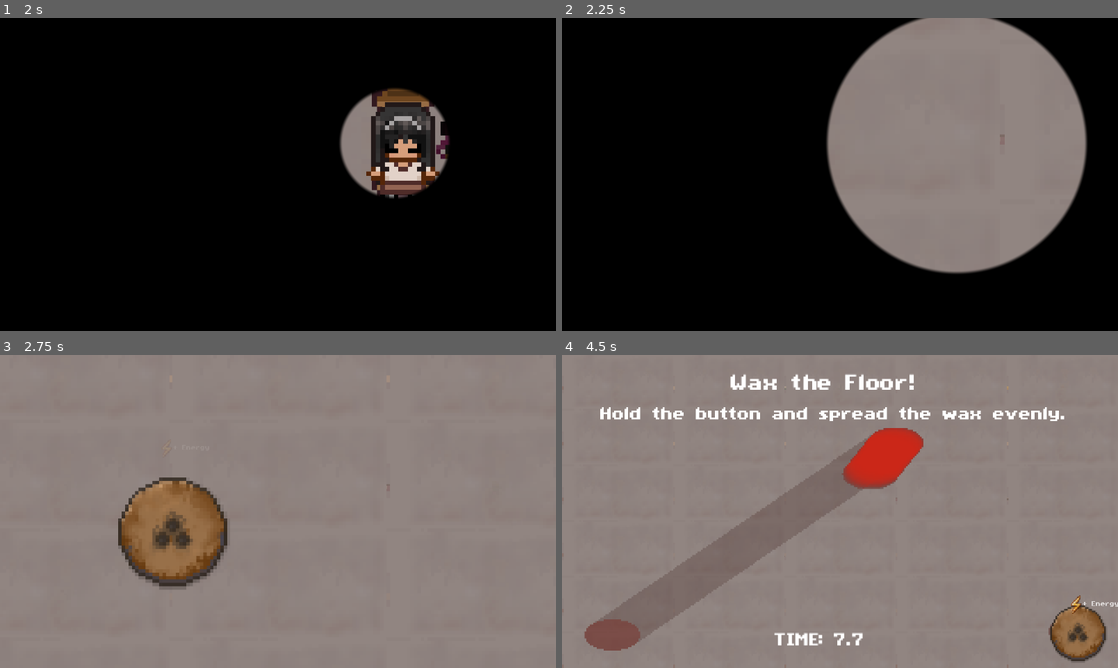
Above: before the commit, frames 1-4 (two rows, left to right).
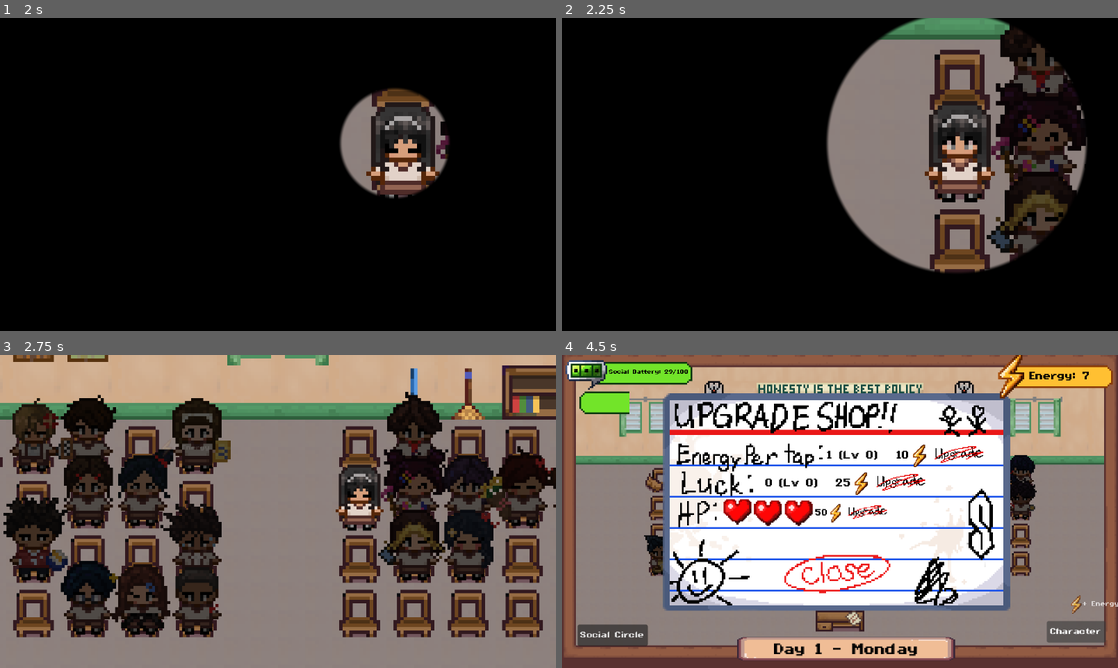
Above: after the commit, the same moments.

Repository: AzeOcram/checkpoint-gamejam
Game: Godot game, scene res://scenes/main/main.tscn
Same seed, same stepped clock (60 frames per second), same inputs: the game is played once before the commit and once after it.
Inputs (mouse positions are in pixels of both pictures, inside the frame that each line leads up to):
- Up to frame 1 (2 s): click (5, 74) at 0.52 s; tap Enter at 1.25 s; move the mouse to (400, 158) at 1.27 s; press the mouse at (400, 158) at 1.28 s
- Up to frame 2 (2.25 s): tap Space at 2 s; move the mouse to (728, 190) at 2.02 s; release the mouse at (728, 190) at 2.03 s; hold S from 2.03 s (still down); click (728, 190) at 2.1 s
- Up to frame 3 (2.75 s): keep holding S
- Up to frame 4 (4.5 s): move the mouse to (895, 442) at 2.77 s; release S at 2.78 s; press the mouse at (895, 442) at 2.78 s; release the mouse at (895, 442) at 3.5 s; click "Social Circle" at 3.5 s; click "Character" at 4.25 s

Frame 1 is identical in both runs. In frame 2, 16% of the frame differs, in the area x 56-95%, y 0-82%; in frame 3, 60%; in frame 4, 79%, in the area x 0-100%, y 0-100%.

Commit message:
feat(audio): add UI sound effects and fix startup errors
Step-by-step changes:

1. Fixed startup errors
   - project.godot: the Player autoload pointed at player.gd's UID, which
     failed to resolve at startup. Changed it to
     res://scripts/player/player.gd. This also fixes the nil access on
     Player.hp_changed in stats_shop.gd.
   - friend_map.gd: replaced integer division with floori(a / float(b)).
   - friend_map.gd, wax_qte.gd: size is now set with set_deferred() so it
     is no longer overridden after _ready().
   - energy_system.gd: renamed the "position" parameters to tap_position and
     feedback_position so they no longer shadow Control.position.

2. Added the SFX autoload (scripts/main/sfx.gd, registered as "SFX")
   - Loads the six style_1 sounds: hover, press, menu_open, menu_close,
     purchase, cant_afford.
   - Connects every BaseButton that enters the tree to hover and press.
   - Per-button overrides via metadata:
     sfx_press (replacement sound, or "" for none) and
     sfx_blocked (sound played when a disabled button is clicked).
   - Runs in PROCESS_MODE_ALWAYS so sounds play while the game is paused.

3. Menu open/close sounds
   - ui.gd: Social Circle and Character buttons play menu_open/menu_close
     as the panels toggle.
   - pause_menu.gd: menu_open/menu_close on Esc and the Back button.
   - friend_map.gd: menu_open when the friend info panel shows,
     menu_close when it is dismissed by clicking the same friend.
   - stats_shop.gd, friend_info_panel.gd: CloseButton plays menu_close.

4. Purchase and can't-afford sounds
   - stats_shop.gd: energy/luck/HP upgrades go through _upgrade(), which
     plays purchase on success and cant_afford on failure. Clicking a
     disabled upgrade button also plays cant_afford.
   - friend_map.gd: recruiting a friend plays purchase, or cant_afford if
     recruit_friend() fails.
   - friend_info_panel.gd: clicking the disabled BuyButton plays
     cant_afford.

5. Wax QTE showing constantly
   - qte_list.gd: re-enabled the slice, math, trash and timing bar QTEs,
     so wax is no longer the only one that can spawn.
   - event_qte_system.gd: the first interval tier (progress < 0.2) is now
     20-25s instead of 2-3s.

Not included: style_2 sounds are unused.

Diff:
--- a/project.godot
+++ b/project.godot
@@ -17,7 +17,8 @@
 
 [autoload]
 
-Player="*uid://dy2fa1g4nauj7"
+Player="*res://scripts/player/player.gd"
+SFX="*res://scripts/main/sfx.gd"
 
 [display]
 
--- a/resources/qte/qte_list.gd
+++ b/resources/qte/qte_list.gd
@@ -2,24 +2,24 @@
 class_name QTEList
 
 var qte_list = [
-	#{
-		#"scene": preload("res://scenes/qte/slice_qte.tscn"),
-		#"data": preload("res://resources/qte/slice.tres")
-	#},
-	#{
-		#"scene": preload("res://scenes/qte/math_qte.tscn"),
-		#"data": preload("res://resources/qte/math.tres")
-	#},
+	{
+		"scene": preload("res://scenes/qte/slice_qte.tscn"),
+		"data": preload("res://resources/qte/slice.tres")
+	},
+	{
+		"scene": preload("res://scenes/qte/math_qte.tscn"),
+		"data": preload("res://resources/qte/math.tres")
+	},
 	{
 		"scene": preload("res://scenes/qte/wax_qte.tscn"),
 		"data": preload("res://resources/qte/wax.tres")
 	},
-	#{
-		#"scene": preload("res://scenes/qte/trash_qte.tscn"),
-		#"data": preload("res://resources/qte/trash.tres")
-	#},
-	#{
-		#"scene": preload("res://scenes/qte/timing_bar_qte.tscn"),
-		#"data": preload("res://resources/qte/timing.tres")
-	#}
+	{
+		"scene": preload("res://scenes/qte/trash_qte.tscn"),
+		"data": preload("res://resources/qte/trash.tres")
+	},
+	{
+		"scene": preload("res://scenes/qte/timing_bar_qte.tscn"),
+		"data": preload("res://resources/qte/timing.tres")
+	}
 ]
--- a/scripts/energy/energy_system.gd
+++ b/scripts/energy/energy_system.gd
@@ -47,18 +47,18 @@
 	return Player.energy >= amount
 
 
-func _on_tapped(position: Vector2) -> void:
+func _on_tapped(tap_position: Vector2) -> void:
 	add(Player.get_energy_per_tap())
 	update_energy_ui()
-	spawn_energy_feedback(position)
+	spawn_energy_feedback(tap_position)
 
 
 func update_energy_ui() -> void:
 	energy_label.text = "Energy: " + str(get_amount())
 
 
-func spawn_energy_feedback(position: Vector2) -> void:
+func spawn_energy_feedback(feedback_position: Vector2) -> void:
 	var feedback = ENERGY_FEEDBACK.instantiate()
 
-	feedback.position = position
+	feedback.position = feedback_position
 	feedback_container.add_child(feedback)
--- a/scripts/friends/friend_info_panel.gd
+++ b/scripts/friends/friend_info_panel.gd
@@ -22,6 +22,10 @@
 
 func _ready() -> void:
 	hide()
+	# The buy handler (friend_map.gd) plays purchase; disabled clicks play cant_afford.
+	buy_button.set_meta(&"sfx_press", &"")
+	buy_button.set_meta(&"sfx_blocked", &"cant_afford")
+	close_button.set_meta(&"sfx_press", &"menu_close")
 	buy_button.pressed.connect(_on_buy_pressed)
 	close_button.pressed.connect(_on_close_pressed)
 
--- a/scripts/friends/friend_map.gd
+++ b/scripts/friends/friend_map.gd
@@ -30,9 +30,10 @@
 	if social_battery_system:
 		social_battery_system.social_battery_changed.connect(_on_social_battery_changed)
 
-	friend_info_panel.size = Vector2(300, 250)
+	var panel_size := Vector2(300, 250)
+	friend_info_panel.set_deferred("size", panel_size)
 	friend_info_panel.position = Vector2(
-		(get_viewport_rect().size.x - friend_info_panel.size.x) / 2.0,
+		(get_viewport_rect().size.x - panel_size.x) / 2.0,
 		20
 	)
 	friend_info_panel.z_index = 100
@@ -66,6 +67,7 @@
 	if selected_friend == friend_node:
 		friend_info_panel.hide()
 		selected_friend = null
+		SFX.play(&"menu_close")
 		return
 
 	selected_friend = friend_node
@@ -75,6 +77,7 @@
 	update_buy_button()
 
 	friend_info_panel.show()
+	SFX.play(&"menu_open")
 
 
 func update_buy_button() -> void:
@@ -118,8 +121,10 @@
 	var friend_instance: FriendNode = recruitment_system.recruit_friend(friend_data)
 
 	if friend_instance == null:
+		SFX.play(&"cant_afford")
 		return
 
+	SFX.play(&"purchase")
 	print("Successfully recruited: ", friend_data.friend_name)
 
 	update_friend_visual(friend_data)
@@ -149,7 +154,7 @@
 		start_position = RIGHT_START
 		local_index = index - side_size
 
-	var row := local_index / COLUMNS
+	var row := floori(local_index / float(COLUMNS))
 	var column := local_index % COLUMNS
 
 	return start_position + Vector2(
--- a/scripts/main/pause_menu.gd
+++ b/scripts/main/pause_menu.gd
@@ -9,6 +9,7 @@
 	process_mode = Node.PROCESS_MODE_ALWAYS
 	visible = false
 
+	back_button.set_meta(&"sfx_press", &"")
 	back_button.pressed.connect(_on_back_pressed)
 	quit_button.pressed.connect(_on_quit_pressed)
 
@@ -25,13 +26,16 @@
 	if visible:
 		get_tree().paused = true
 		back_button.grab_focus()
+		SFX.play(&"menu_open")
 	else:
 		get_tree().paused = false
+		SFX.play(&"menu_close")
 
 
 func _on_back_pressed() -> void:
 	visible = false
 	get_tree().paused = false
+	SFX.play(&"menu_close")
 
 
 func _on_quit_pressed() -> void:
--- /dev/null
+++ b/scripts/main/sfx.gd
@@ -0,0 +1,62 @@
+extends Node
+
+
+# SFX autoload.
+#
+# Every BaseButton that enters the tree gets hover + press sounds automatically.
+# Per-button overrides via node metadata:
+#   sfx_press = "menu_close"  -> play that sound on press instead of "press"
+#   sfx_press = ""            -> no automatic press sound (the script plays it)
+#   sfx_blocked = "cant_afford" -> play that sound when a disabled button is clicked
+
+const DIR := "res://assets/audio/SFX/UI/style_1/"
+const SOUNDS := [
+	&"hover", &"press", &"menu_open", &"menu_close", &"purchase", &"cant_afford",
+]
+
+var _players: Dictionary[StringName, AudioStreamPlayer] = {}
+
+
+func _ready() -> void:
+	process_mode = Node.PROCESS_MODE_ALWAYS
+	for sound in SOUNDS:
+		var player := AudioStreamPlayer.new()
+		player.stream = load(DIR + sound + ".wav")
+		add_child(player)
+		_players[sound] = player
+	get_tree().node_added.connect(_on_node_added)
+
+
+func play(sound: StringName) -> void:
+	_players[sound].play()
+
+
+func _on_node_added(node: Node) -> void:
+	if not node is BaseButton:
+		return
+	var button := node as BaseButton
+	button.mouse_entered.connect(_on_hover.bind(button))
+	button.pressed.connect(_on_press.bind(button))
+	button.gui_input.connect(_on_gui_input.bind(button))
+
+
+func _on_hover(button: BaseButton) -> void:
+	if not button.disabled:
+		play(&"hover")
+
+
+func _on_press(button: BaseButton) -> void:
+	var sound := StringName(button.get_meta(&"sfx_press", &"press"))
+	if sound != &"":
+		play(sound)
+
+
+func _on_gui_input(event: InputEvent, button: BaseButton) -> void:
+	if (
+		button.disabled
+		and button.has_meta(&"sfx_blocked")
+		and event is InputEventMouseButton
+		and event.pressed
+		and event.button_index == MOUSE_BUTTON_LEFT
+	):
+		play(StringName(button.get_meta(&"sfx_blocked")))
--- a/scripts/main/ui.gd
+++ b/scripts/main/ui.gd
@@ -6,6 +6,9 @@
 
 
 func _ready() -> void:
+	# The toggle handlers play menu_open/menu_close themselves.
+	for button in [$SocialCircleButton, $CharacterButton]:
+		button.set_meta(&"sfx_press", &"")
 	friends_panel.hide()
 	character_panel.hide()
 
@@ -13,14 +16,18 @@
 func _on_social_circle_button_pressed() -> void:
 	if friends_panel.visible:
 		friends_panel.hide()
+		SFX.play(&"menu_close")
 	else:
 		character_panel.hide()
 		friends_panel.show()
+		SFX.play(&"menu_open")
 
 
 func _on_character_button_pressed() -> void:
 	if character_panel.visible:
 		character_panel.hide()
+		SFX.play(&"menu_close")
 	else:
 		friends_panel.hide()
 		character_panel.show()
+		SFX.play(&"menu_open")
--- a/scripts/qte/event_qte_system.gd
+++ b/scripts/qte/event_qte_system.gd
@@ -26,7 +26,7 @@
 	var progress = Player.progress_score
 
 	if progress < 0.2:
-		return randf_range(2.0, 3.0)
+		return randf_range(20.0, 25.0)
 	elif progress < 0.4:
 		return randf_range(20.0, 24.0)
 	elif progress < 0.6:
--- a/scripts/qte/wax_qte.gd
+++ b/scripts/qte/wax_qte.gd
@@ -36,7 +36,7 @@
 	qte_data = data
 
 	# Make the painting area match the floor map.
-	canvas.size = paint.size
+	canvas.set_deferred("size", paint.size)
 
 	time_remaining = qte_data.duration
 	is_finished = false
--- a/scripts/stats/stats_shop.gd
+++ b/scripts/stats/stats_shop.gd
@@ -43,6 +43,10 @@
 
 
 func _ready() -> void:
+	close_button.set_meta(&"sfx_press", &"menu_close")
+	for button in [energy_upgrade_button, luck_upgrade_button, hp_upgrade_button]:
+		button.set_meta(&"sfx_press", &"")
+		button.set_meta(&"sfx_blocked", &"cant_afford")
 	close_button.pressed.connect(_on_close_pressed)
 	close_button.mouse_entered.connect(_on_close_hover)
 	close_button.mouse_exited.connect(_on_close_unhover)
@@ -160,17 +164,21 @@
 
 func _on_energy_upgrade_pressed() -> void:
 	print("ENERGY BUTTON PRESSED")
-	stats_system.upgrade("energy_per_tap")
+	_upgrade("energy_per_tap")
 
 
 func _on_luck_upgrade_pressed() -> void:
 	print("LUCK BUTTON PRESSED")
-	stats_system.upgrade("luck")
+	_upgrade("luck")
 
 
 func _on_hp_upgrade_pressed() -> void:
 	print("HP BUTTON PRESSED")
-	stats_system.upgrade("max_hp")
+	_upgrade("max_hp")
+
+
+func _upgrade(stat_id: String) -> void:
+	SFX.play(&"purchase" if stats_system.upgrade(stat_id) else &"cant_afford")
 
 
 func _on_close_pressed() -> void:
Not shown, added: scripts/main/sfx.gd.uid
